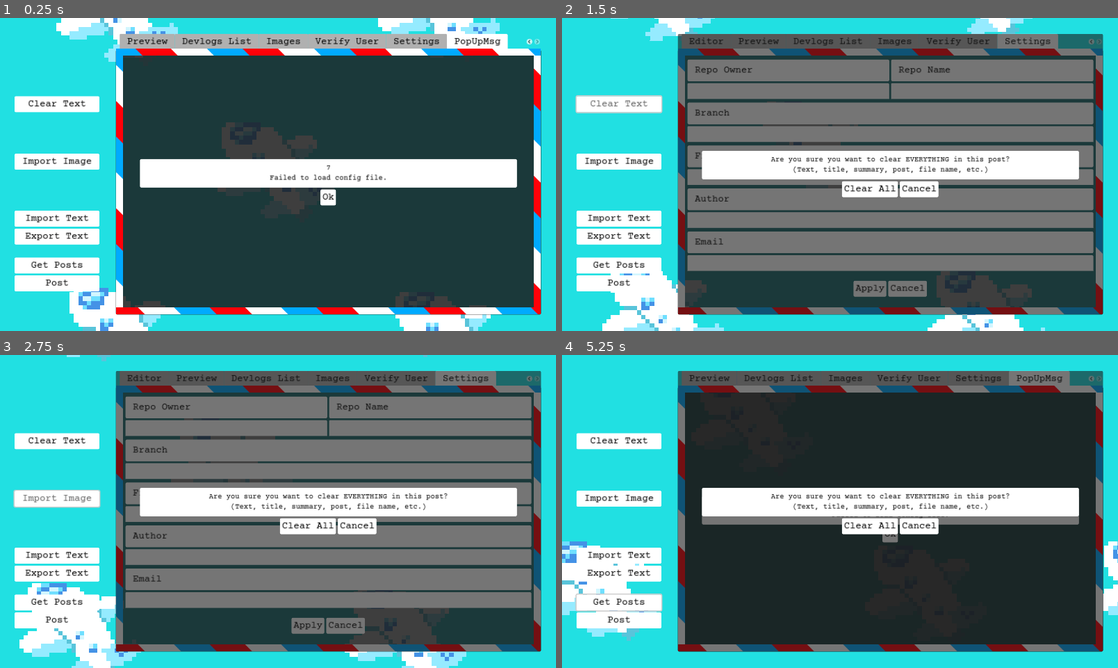
Above: before the commit, frames 1-4 (two rows, left to right).
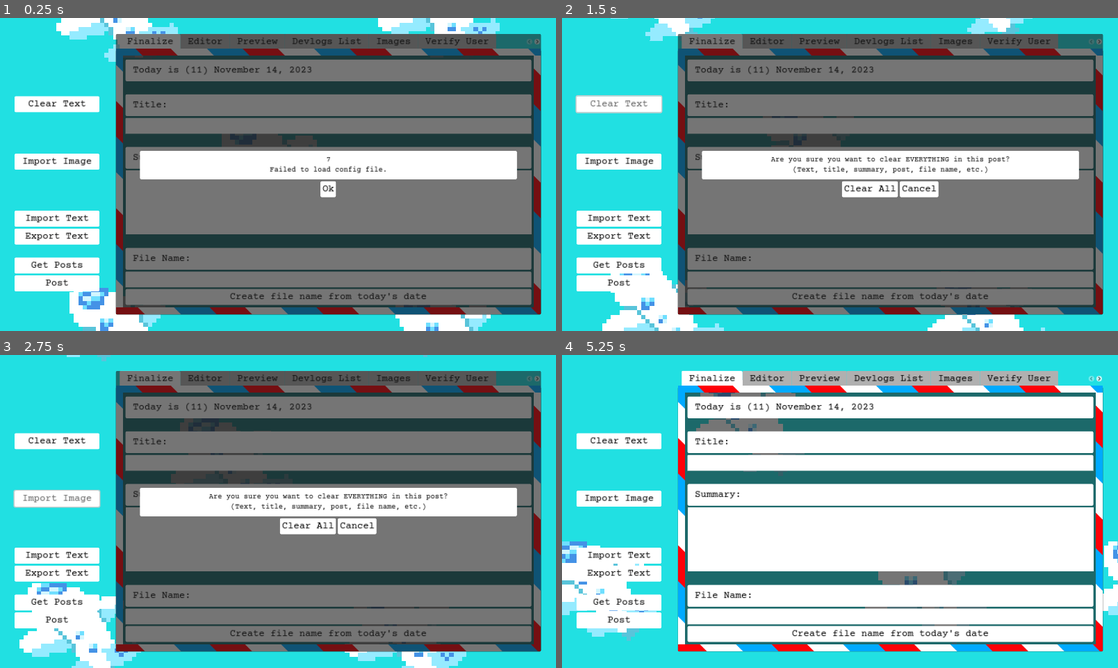
Above: after the commit, the same moments.

Repository: jennyton88/devlogs-maker
Game: Godot game, scene res://scenes/devlogs.tscn
Two runs of this game, one before a commit and one after it. Both use one fixed random seed, a clock stepped at 60 frames per second and the inputs below.
Inputs:
- Up to frame 1 (0.25 s): no input
- Up to frame 2 (1.5 s): click "Ok" at 0.5 s; click "Clear Text" at 1.25 s
- Up to frame 3 (2.75 s): click "Import Image" at 2 s
- Up to frame 4 (5.25 s): click "Import Text" at 2.75 s; click "Export Text" at 3.5 s; click "Get Posts" at 4.25 s; click "Ok" (after the commit: "Clear All") at 5 s

The runs differ from the first frame. In frame 1, 52% of the frame differs, in the area x 20-98%, y 5-95%; in frame 2, 22%; in frame 3, 22%; in frame 4, 63%, in the area x 2-98%, y 5-95%.
Error after the commit: Invalid access to property or key 'create_notif_popup' on a base object of type 'FileDialog (working_file.gd)'. (res://scripts/devlogs.gd:211)

Commit message:
connect all popups signals, remove shared script from modules container

Diff:
--- a/scenes/devlogs.tscn
+++ b/scenes/devlogs.tscn
@@ -80,7 +80,6 @@
 layout_mode = 2
 current_tab = 0
 drag_to_rearrange_enabled = true
-script = ExtResource("6_n2wff")
 
 [node name="Finalize" parent="HB/VB/Workspace/Modules" instance=ExtResource("6_kycab")]
 layout_mode = 2
--- a/scripts/devlogs.gd
+++ b/scripts/devlogs.gd
@@ -208,12 +208,19 @@
 			file_dialog.clear_post.connect(clear_post);
 			file_dialog.fill_in_details.connect(fill_in_details);
 			file_dialog.collected_img.connect(_on_collected_img);
+			file_dialog.create_notif_popup.connect(workspace_container.create_notif_popup);
 		"verify_user":
 			verify_user.enable_buttons.connect(_on_enable_buttons);
 			verify_user.refresh_token_expired.connect(_on_token_expired.bind(true));
 			verify_user.user_token_expired.connect(_on_token_expired.bind(false));
+			verify_user.create_error_popup.connect(workspace_container.create_error_popup);
+			verify_user.create_notif_popup.connect(workspace_container.create_notif_popup);
 		"settings":
-			pass
+			settings.create_error_popup.connect(workspace_container.create_error_popup);
+			settings.create_notif_popup.connect(workspace_container.create_notif_popup);
 		"devlogs_list":
 			post_list.clear_post.connect(clear_post);
 			post_list.fill_in_details.connect(fill_in_details);
+			post_list.create_error_popup.connect(workspace_container.create_error_popup);
+			post_list.create_notif_popup.connect(workspace_container.create_notif_popup);
+			post_list.create_action_popup.connect(workspace_container.create_action_popup);
